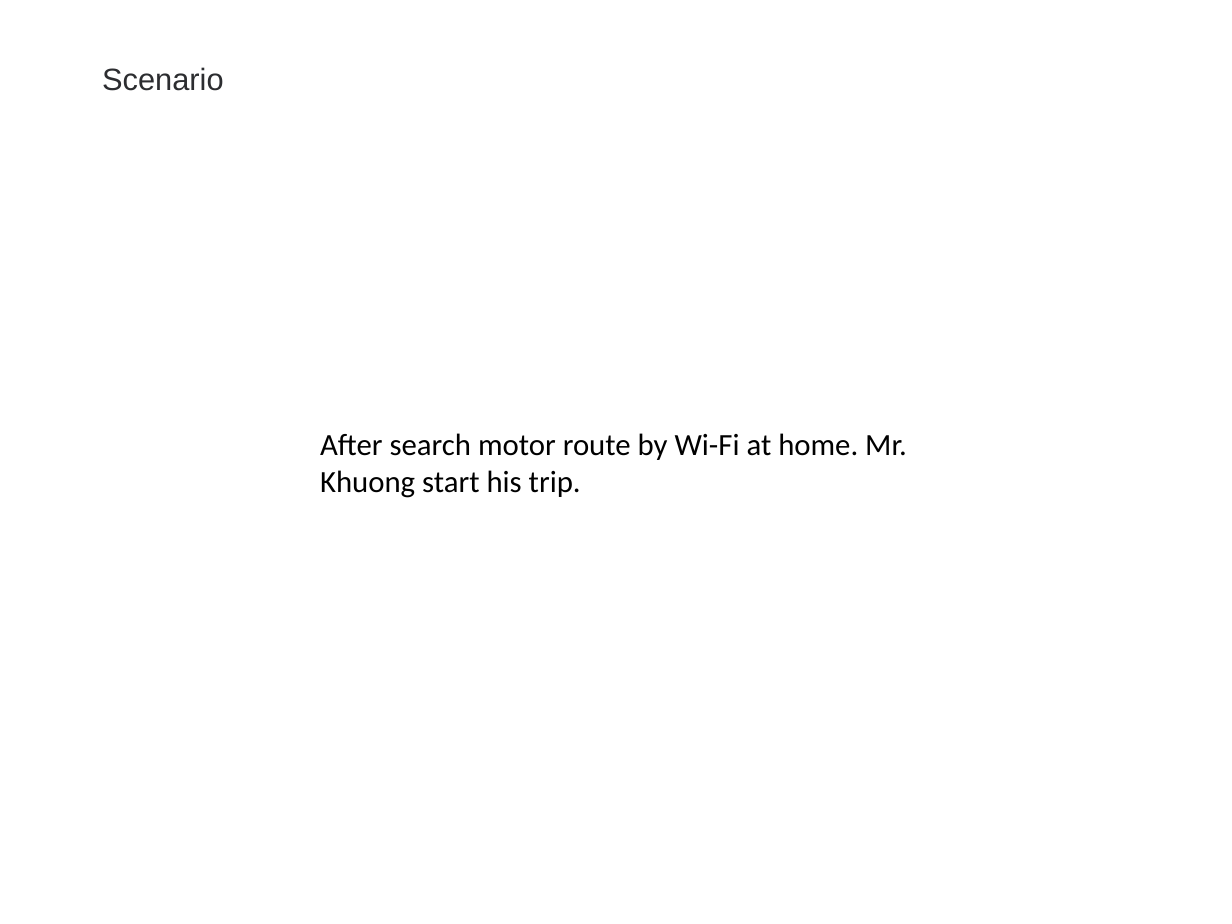
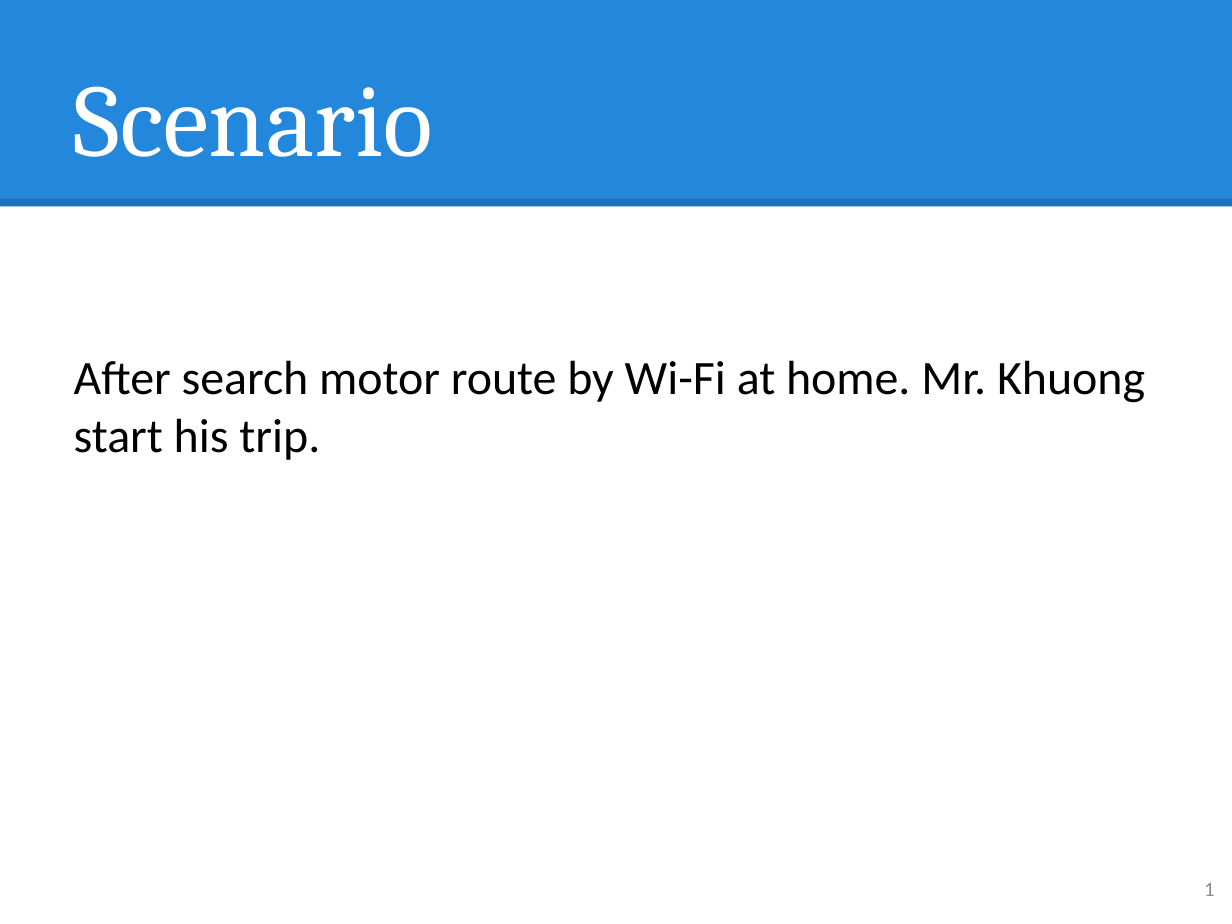
Before and after one commit to hqt/street-router, a slide deck: slide 1 of Document/presentation/nam/notify right route.pptx. Drawn at 1232x924 pixels with LibreOffice and Linux fonts; fonts in the diff are those of the drawing. Boxes give left, top, right and bottom in pixels: in the first picture for what was removed or moved away, otherwise in the second. Text is boxed around its words. In the diff, an @@ line names an element or a change of style, - is before the commit and + after.

Commit message:
update notify right route

```diff
--- a/Document/presentation/nam/notify right route.pptx
+++ b/Document/presentation/nam/notify right route.pptx
@@ rectangle added at bbox=[0, 0, 1232, 207], fill #2388DB @@
@@ title "Scenario": place and size @@
-title "Scenario" at bbox=[102, 67, 224, 91]
+title "Scenario" at bbox=[74, 86, 433, 157]
@@ title "Scenario" at bbox=[74, 86, 433, 157]: size 18 to 60 pt, font Arial to Cambria, text colour #2C2D30 to #FFFFFF; line spacing 1 to 0.9; vertical alignment top to bottom @@
@@ line added from (0, 202) to (1232, 202), #000000 4.5 pt @@
@@ text "After search motor route by ...": place and size @@
-text "After search motor route by ..." at bbox=[320, 433, 907, 498]
+text "After search motor route by ..." at bbox=[74, 360, 1145, 460]
@@ text "After search motor route by ..." at bbox=[74, 360, 1145, 460]: size 18 to 28 pt @@
@@ page number added at bbox=[1204, 883, 1214, 896], 12 pt, text #8C8C8C @@
+1
```
Also in this commit, not shown: 3 other slides changed, 2 slides added, 1 slide removed.
